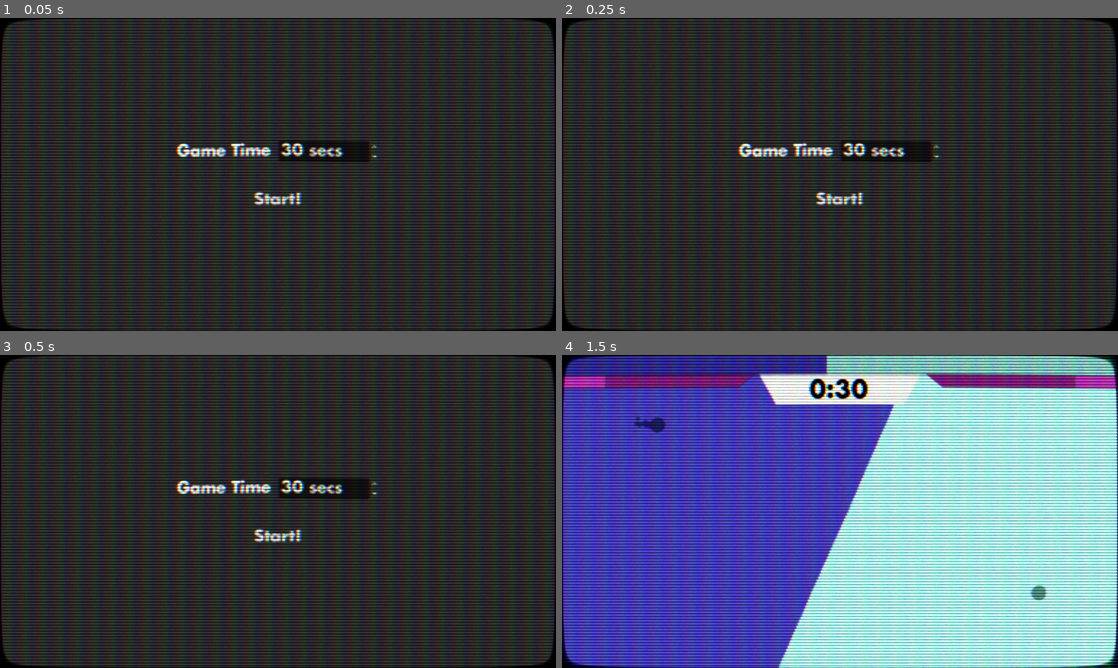
Above: before the commit, frames 1-4 (two rows, left to right).
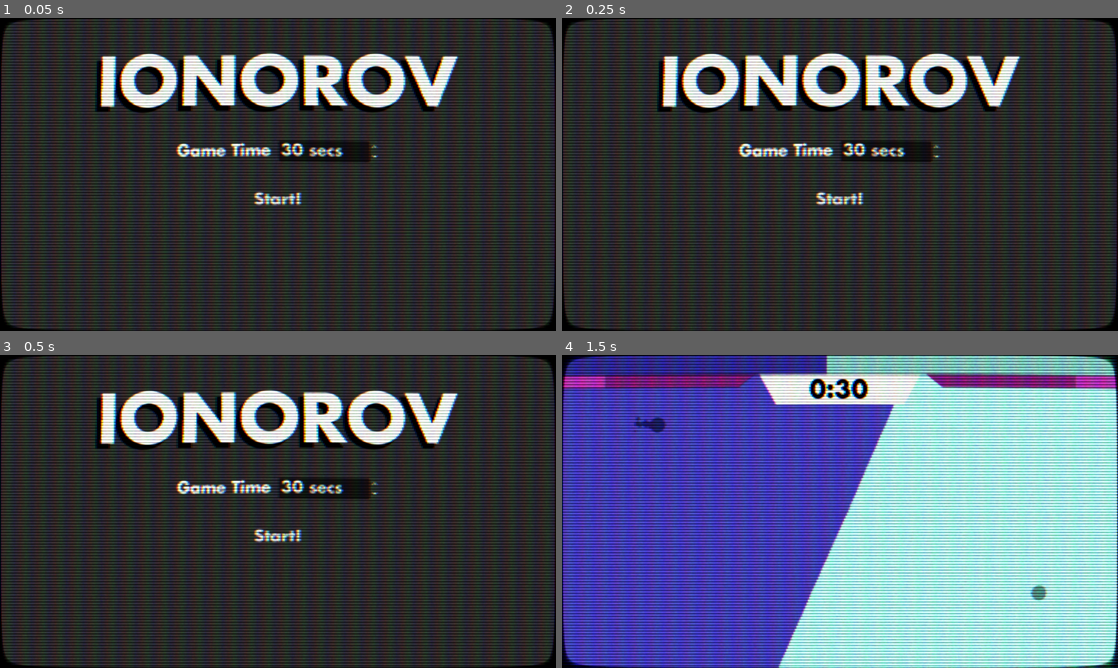
Above: after the commit, the same moments.

Repository: ProgrammingParadox/voronoi-game
Game: Godot game, scene res://scenes/char_select.tscn
The game is run twice, just before and just after one commit, with the same random seed, the same clock (stepped at 60 frames per second) and the same inputs.
Inputs (mouse positions are in pixels of both pictures, inside the frame that each line leads up to):
- Up to frame 1 (0.05 s): no input
- Up to frame 2 (0.25 s): no input
- Up to frame 3 (0.5 s): no input
- Up to frame 4 (1.5 s): click "Start!" at 0.5 s; tap Enter at 1.25 s; move the mouse to (962, 495) at 1.27 s; hold D (player_1_right) from 1.28 s (still down); tap Q (player_1_plant) at 1.35 s

The runs differ from the first frame. In frame 1, 9.0% of the frame differs, in the area x 17-83%, y 11-31%; in frame 2, 9.0%; in frame 3, 9.0%; in frame 4, nothing differs.

Commit message:
added title

Diff:
--- a/scenes/char_select.tscn
+++ b/scenes/char_select.tscn
@@ -1,10 +1,15 @@
-[gd_scene load_steps=9 format=3 uid="uid://bduvxbxi626xv"]
+[gd_scene load_steps=10 format=3 uid="uid://bduvxbxi626xv"]
 
 [ext_resource type="Script" uid="uid://lfqoo6bvypmf" path="res://scenes/char_select.gd" id="1_11wwc"]
 [ext_resource type="FontFile" uid="uid://dbyh4tudohoa7" path="res://Fonts/futura/futur.ttf" id="1_qjq5y"]
 [ext_resource type="Theme" uid="uid://dbprchho5o7fc" path="res://theme.tres" id="2_11wwc"]
 [ext_resource type="Shader" uid="uid://b2j0spv5kqnyv" path="res://scenes/button.gdshader" id="4_u0oh2"]
 [ext_resource type="PackedScene" uid="uid://bnataohg208gc" path="res://scenes/music.tscn" id="5_pepy4"]
+
+[sub_resource type="LabelSettings" id="LabelSettings_pepy4"]
+font_size = 140
+shadow_color = Color(0, 0, 0, 1)
+shadow_offset = Vector2(-10, 10)
 
 [sub_resource type="LabelSettings" id="LabelSettings_u0oh2"]
 font = ExtResource("1_qjq5y")
@@ -32,13 +37,30 @@
 anchor_bottom = 1.0
 grow_horizontal = 2
 grow_vertical = 2
+size_flags_horizontal = 3
+size_flags_vertical = 3
 script = ExtResource("1_11wwc")
 
+[node name="music" parent="." instance=ExtResource("5_pepy4")]
+
+[node name="CenterContainer2" type="CenterContainer" parent="."]
+layout_mode = 1
+anchors_preset = 10
+anchor_right = 1.0
+offset_bottom = 285.0
+grow_horizontal = 2
+
+[node name="Label" type="Label" parent="CenterContainer2"]
+layout_mode = 2
+theme = ExtResource("2_11wwc")
+text = "IONOROV"
+label_settings = SubResource("LabelSettings_pepy4")
+
 [node name="CenterContainer" type="CenterContainer" parent="."]
-layout_mode = 1
-anchors_preset = 15
-anchor_right = 1.0
-anchor_bottom = 1.0
+layout_mode = 2
+offset_top = 258.0
+offset_right = 1152.0
+offset_bottom = 390.0
 grow_horizontal = 2
 grow_vertical = 2
 
@@ -88,7 +110,5 @@
 grow_vertical = 2
 mouse_filter = 1
 
-[node name="music" parent="." instance=ExtResource("5_pepy4")]
-
 [connection signal="value_changed" from="CenterContainer/VBoxContainer/HBoxContainer/SpinBox" to="." method="set_game_time"]
 [connection signal="pressed" from="CenterContainer/VBoxContainer/Button" to="." method="start_game"]
